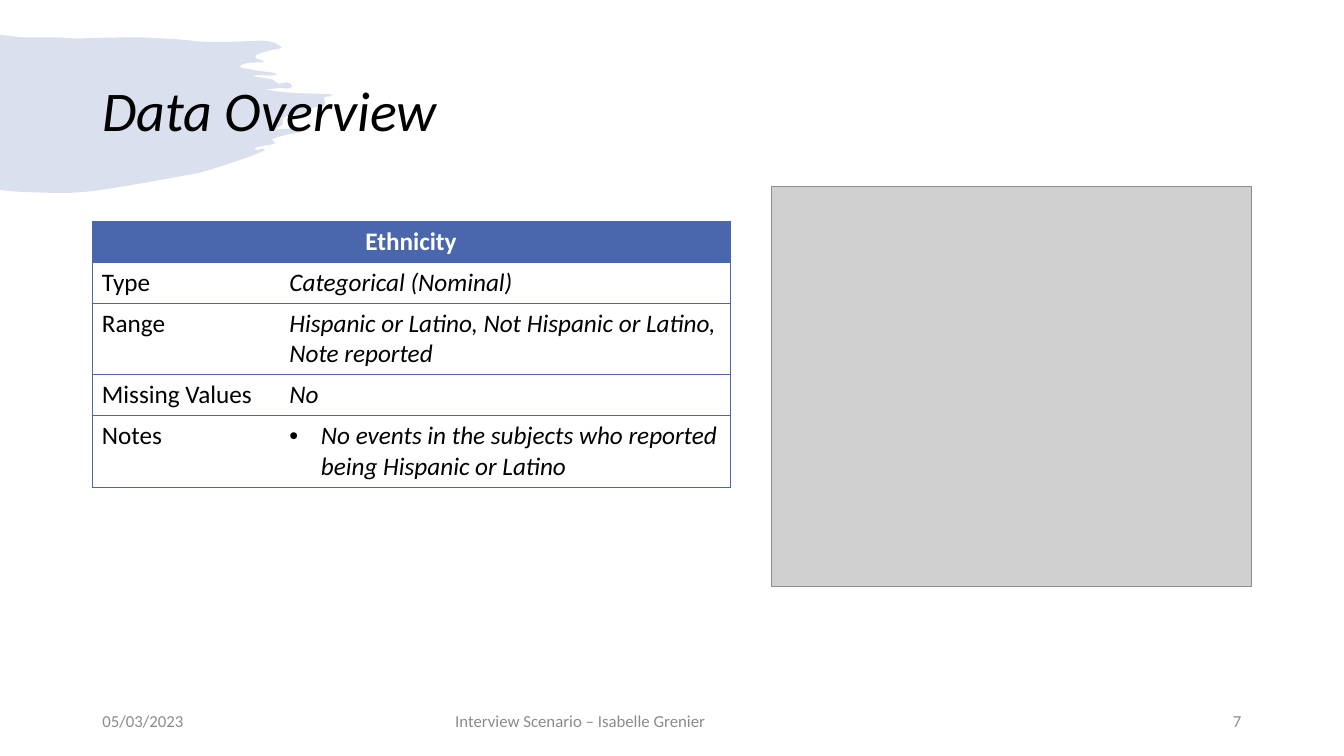
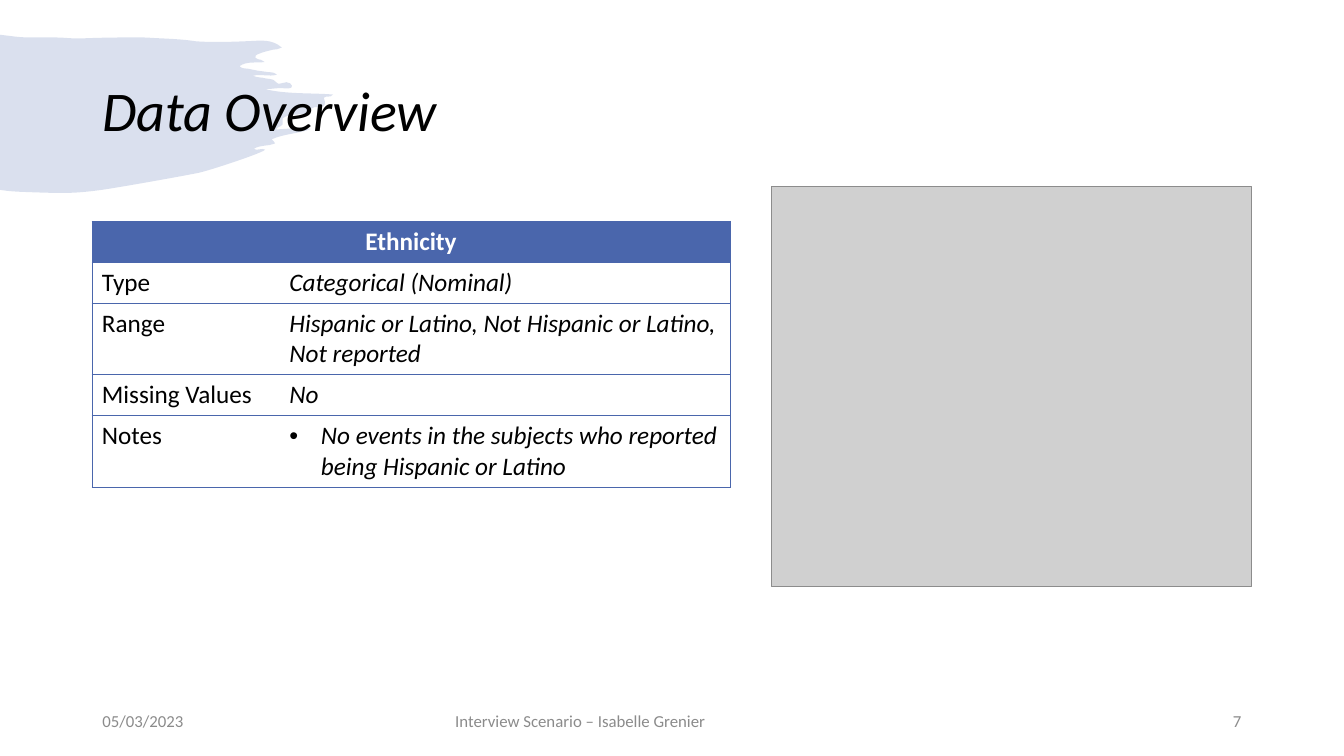
Before and after one commit to igrenier/TCGA_BRCA, a slide deck: slide 7 of presentation_05032023.pptx. Drawn at 1344x756 pixels with LibreOffice and Linux fonts; fonts in the diff are those of the drawing; grey boxes stand for pictures. Boxes give left, top, right and bottom in pixels: in the first picture for what was removed or moved away, otherwise in the second. Text is boxed around its words. In the diff, an @@ line names an element or a change of style, - is before the commit and + after.

```diff
--- a/presentation_05032023.pptx
+++ b/presentation_05032023.pptx
@@ table at <box>92,221,731,485</box> @@
-row 3, column 2: Hispanic or Latino, Not Hispanic or Latino, Note reported
+row 3, column 2: Hispanic or Latino, Not Hispanic or Latino, Not reported
```
Also in this commit, not shown: 7 other slides changed, 1 slide added.
